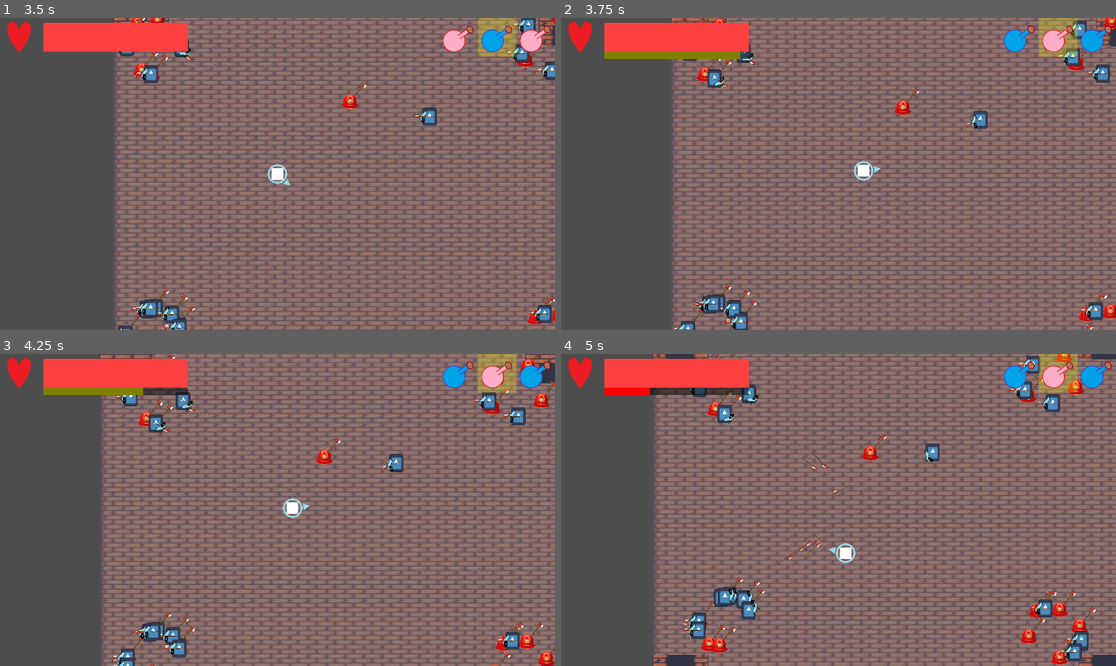
Above: before the commit, frames 1-4 (two rows, left to right).
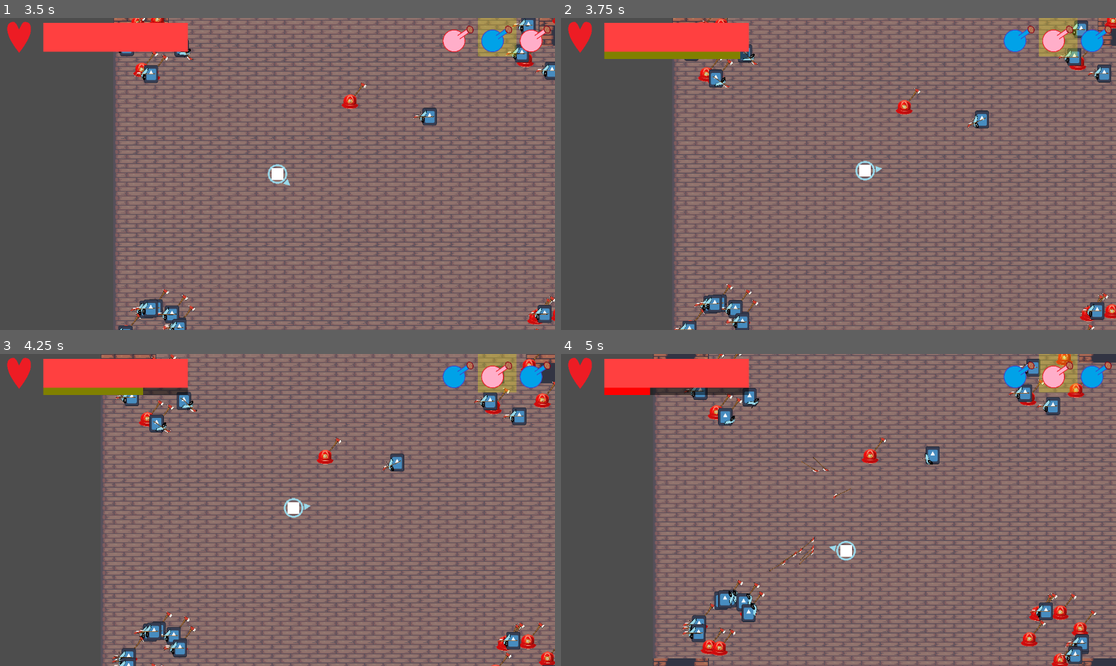
Above: after the commit, the same moments.

Repository: K-O-META/Alchemy_Prot_1
Game: Godot game, scene res://Stages/MenuStage/menu_stage.tscn
Two runs of this game, one before a commit and one after it. Both use one fixed random seed, a clock stepped at 60 frames per second and the inputs below. The engine's default icon, where the game draws it, is replaced by a stand-in: a white triangle on a blue panel in a dark square.
Inputs (mouse positions are in pixels of both pictures, inside the frame that each line leads up to):
- Up to frame 1 (3.5 s): click "Start" at 0.5 s; click "Next" at 1.25 s; click "Next" at 2 s; click "PLAY!" at 2.75 s
- Up to frame 2 (3.75 s): move the mouse to (960, 158) at 3.52 s; hold E (potion_switch_right) from 3.53 s (still down); tap Space (dash) at 3.6 s
- Up to frame 3 (4.25 s): keep holding E (potion_switch_right)
- Up to frame 4 (5 s): move the mouse to (727, 525) at 4.27 s; release E (potion_switch_right) at 4.28 s; hold Down (ui_down) from 4.28 s (still down); tap Space (dash) at 4.35 s

Frame 1 is identical in both runs. In frame 2, 8.4% of the frame differs, in the area x 19-100%, y 0-100%; in frame 3, 6.0%; in frame 4, 37%, in the area x 16-100%, y 0-100%.

Commit message:
change Dash from blink to real dash

Diff:
--- a/Entities/Player/player.gd
+++ b/Entities/Player/player.gd
@@ -7,6 +7,8 @@
 @export var move_speed: float = 200.0
 @export var dash_distance: float = 100
 @export var dashes_limit: int = 2
+@export var one_dash_time: float = 0.1
+var is_dashing: bool = false
 var dash_counter: int = 0
 var is_shooting: bool = false
 var actual_shooting_range: float = 0.0
@@ -39,7 +41,7 @@
 func dash(input_vector: Vector2) -> void:
 	if dash_timer.is_stopped():
 		dash_timer.start()
-	if dash_counter < dashes_limit:
+	if dash_counter < dashes_limit and not is_dashing:
 		dash_counter += 1
 		var direction
 		# DASHING DIRECTION
@@ -47,7 +49,11 @@
 			direction = input_vector * dash_distance
 		else:
 			direction = (get_global_mouse_position() - global_position).normalized() * dash_distance
-		position += direction
+		var tween: Tween = create_tween()
+		is_dashing = true
+		tween.tween_property(self, "position", position+direction, one_dash_time)#.set_trans(Tween.TRANS_SINE).set_ease(Tween.EASE_OUT)
+		await tween.finished
+		is_dashing = false
 
 func _on_dash_timer_timeout() -> void:
 	dash_counter = 0
